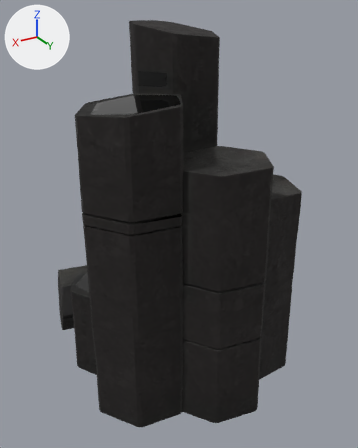
What one commit did to the glTF model render-output/b4-props/b4p_basalt_columns/b4p_basalt_columns.glb.
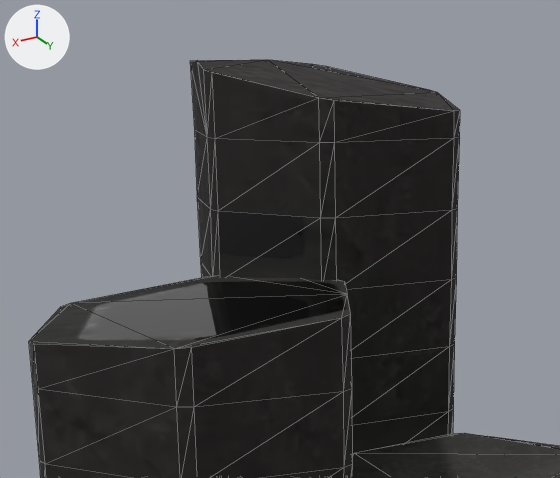
Each version is shown whole from a camera (50 mm lens) standing at (1.48, 2.66, 2.25) and looking at (-0.05, 0.1, 0.97), then close up on the part from 18% to 71% of the width and 0% to 36% of the height. The lights are fixed; the arrows at upper left show +X, +Y and +Z. The older version's two pictures come first. The close-ups show mesh edges as thin lines. Vertices at exactly the same position are counted once.

Before the edit, the objects in view are built like this:
```python
me_b4p_basalt_columns = bpy.data.meshes.new('b4p_basalt_columns')
me_b4p_basalt_columns.from_pydata(...)  # 1332 vertices, 2631 faces; spans x -0.69..0.69, y -0.89..0.89, z 0.0..2.2
me_b4p_basalt_columns.materials.append(mat_b4p_basalt_columns_mat)
ob_b4p_basalt_columns = bpy.data.objects.new('b4p_basalt_columns', me_b4p_basalt_columns)
ob_b4p_basalt_columns.location = (0.0, 0.0, 0.0)
```
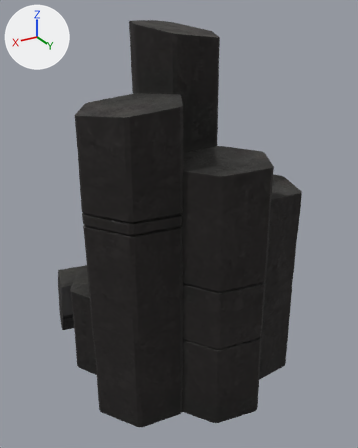
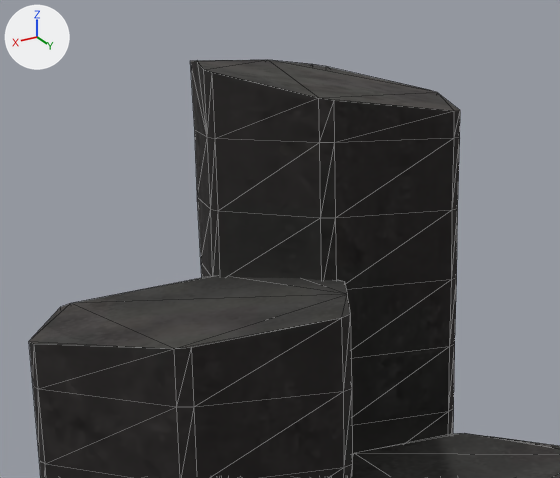
Pixel boxes [x1, y1, x2, y2] of what changed, in the close-ups (560 x 478 px):
part 1 of me_b4p_basalt_columns, surface changed: [29, 60, 459, 409] in both

The change, as a list of edits to the scene's bpy script:
```text
Change me_b4p_basalt_columns:
    used by ob_b4p_basalt_columns; location = (0.0, 0.0, 0.0)
    remove me_b4p_basalt_columns.from_pydata(...)  # 1332 vertices, 2631 faces; spans x -0.69..0.69, y -0.89..0.89, z 0.0..2.2
    add me_b4p_basalt_columns.from_pydata(...)  # 1284 vertices, 2535 faces; spans x -0.69..0.69, y -0.89..0.89, z 0.0..2.2
    me_b4p_basalt_columns part 1: 455 kept faces spanning x -0.69..0.69, y -0.89..0.87, z 0.0..2.2 get new texture (UV) coordinates
    edits to the shape of me_b4p_basalt_columns do not show in these pictures
```
